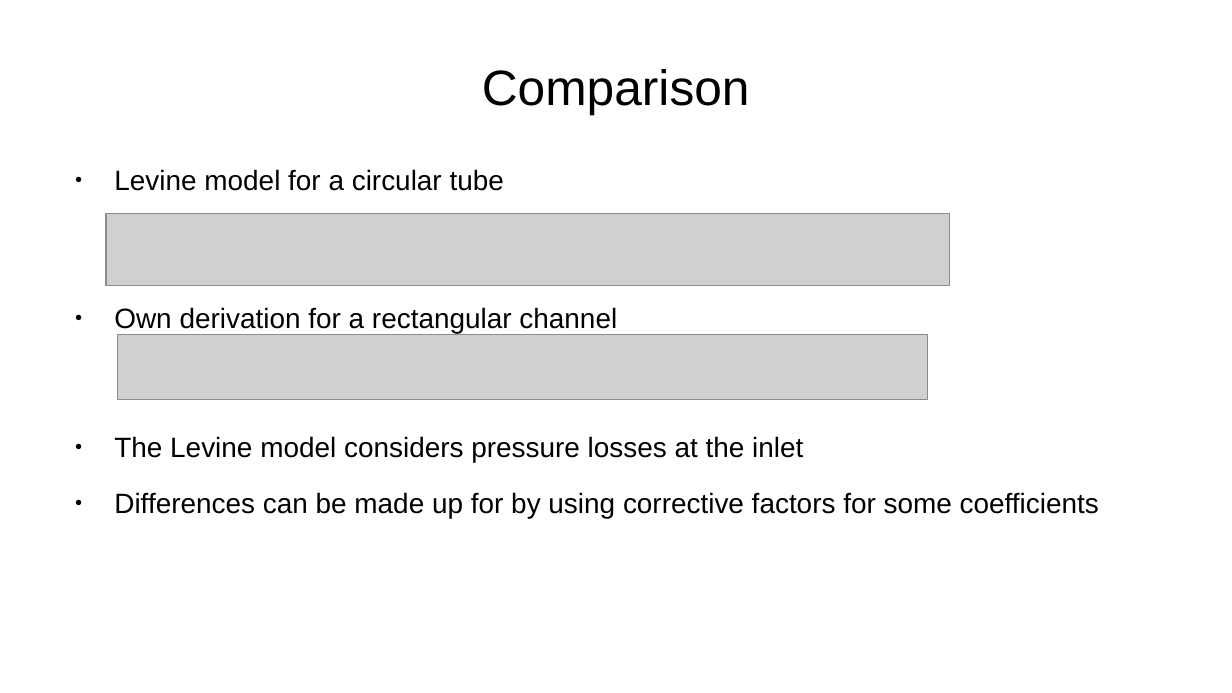
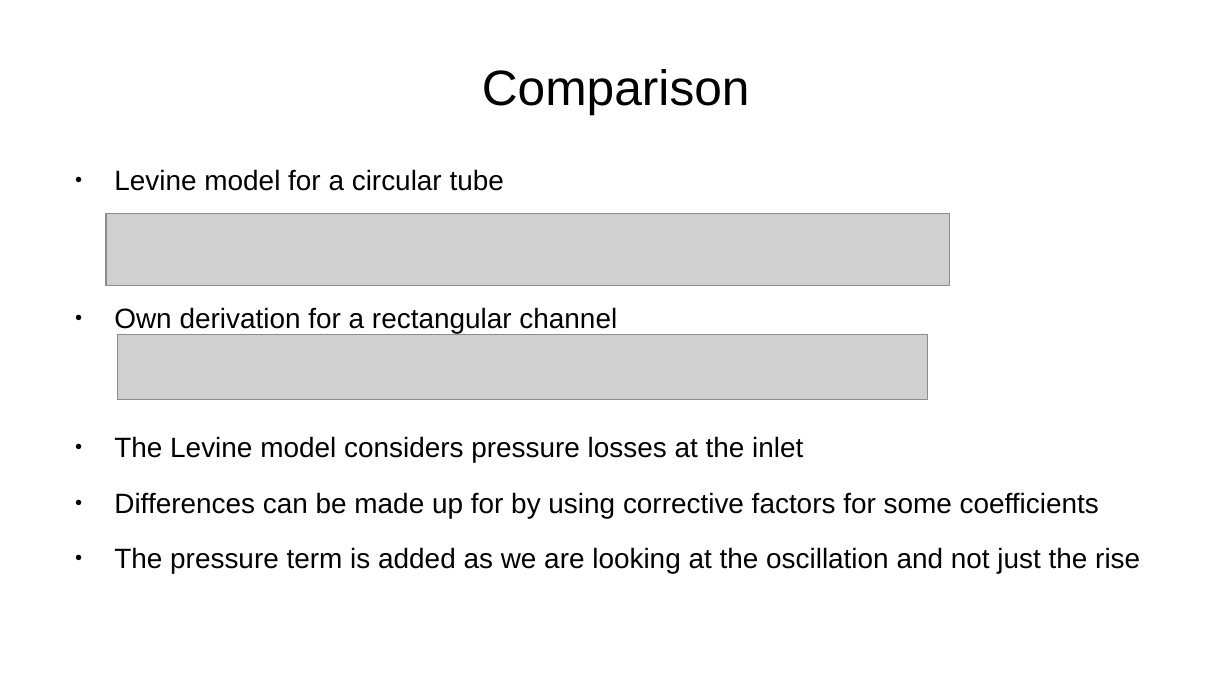
Before and after one commit to ManuelRatz/ratzVKI, a slide deck: slide 8 of Slides/equation_derivation.odp (slide 7 before the commit). Drawn at 1232x693 pixels with LibreOffice and Linux fonts; fonts in the diff are those of the drawing; grey boxes stand for pictures. Boxes give left, top, right and bottom in pixels: in the first picture for what was removed or moved away, otherwise in the second. Text is boxed around its words. In the diff, an @@ line names an element or a change of style, - is before the commit and + after.

```diff
--- a/Slides/equation_derivation.odp
+++ b/Slides/equation_derivation.odp
@@ text at bbox=[114, 547, 1140, 573]: paragraph added @@
+● The pressure term is added as we are looking at the oscillation and not just the rise
```
Also in this commit, not shown: 2 other slides changed, 1 slide added.
